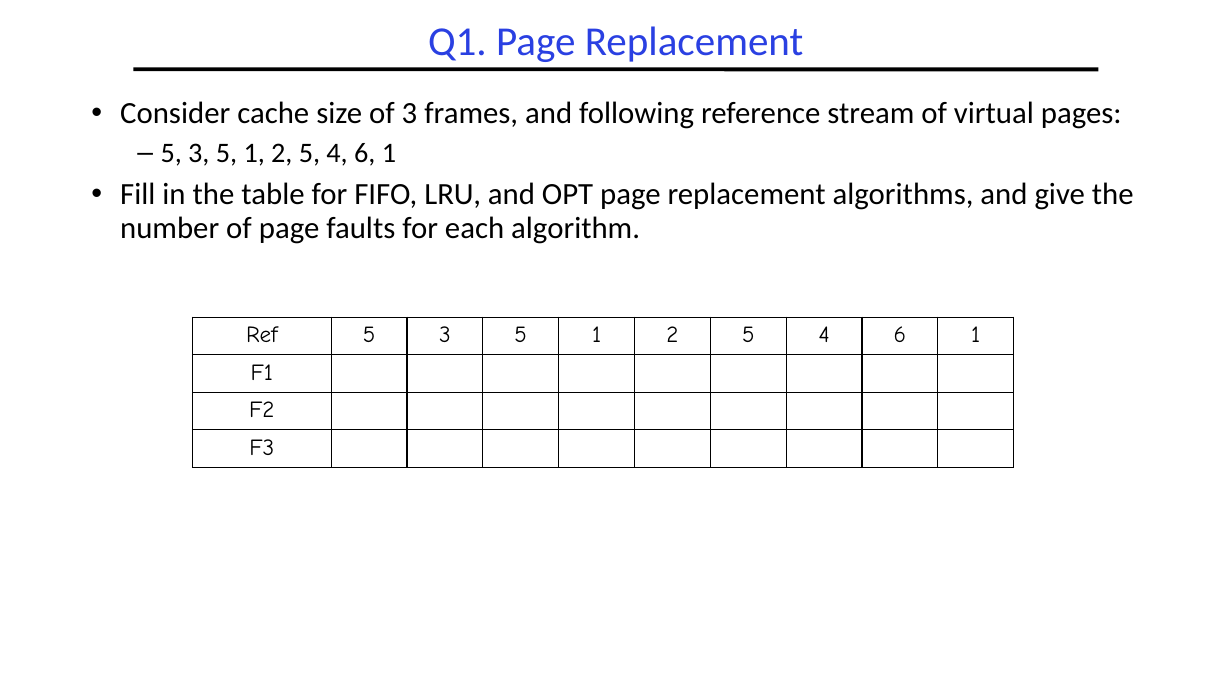
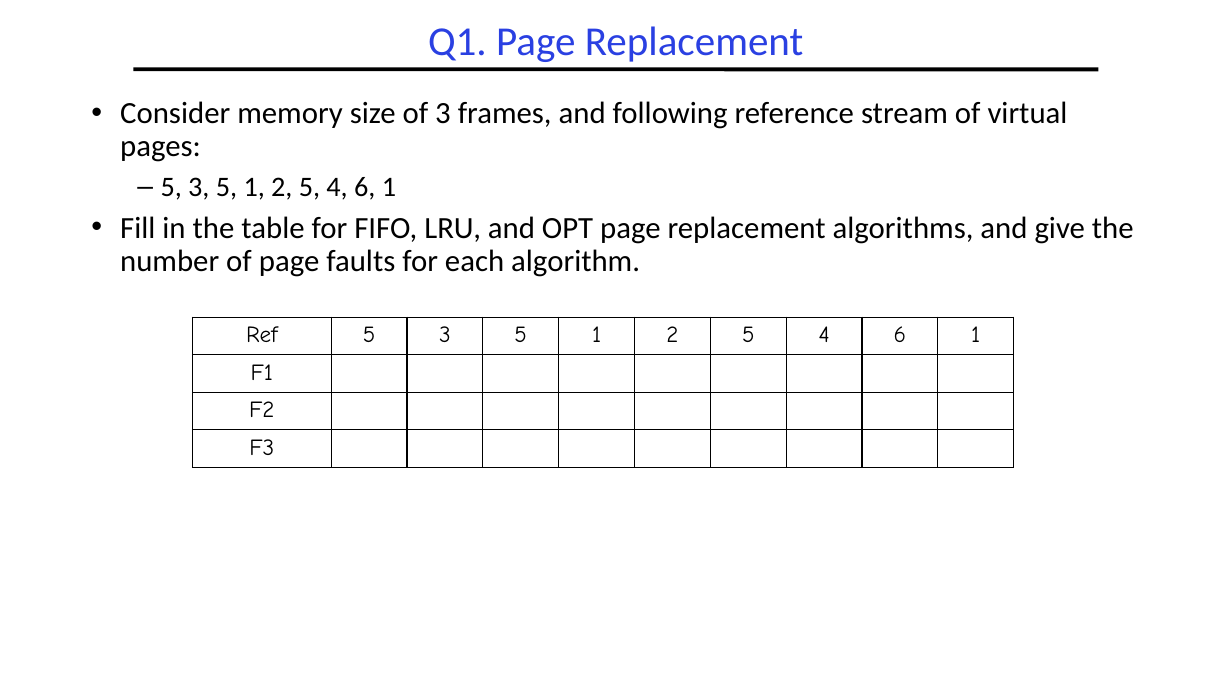
Before and after one commit to guhofstra/CSC256Fa25, a slide deck: slide 4 of PPTs/L8-Exercises ANS.pptx. Drawn at 1232x693 pixels with LibreOffice and Linux fonts; fonts in the diff are those of the drawing. Boxes give left, top, right and bottom in pixels: in the first picture for what was removed or moved away, otherwise in the second. Text is boxed around its words. In the diff, an @@ line names an element or a change of style, - is before the commit and + after.

```diff
--- a/PPTs/L8-Exercises ANS.pptx
+++ b/PPTs/L8-Exercises ANS.pptx
@@ text at <box>120,101,1068,162</box>: text changed @@
-• Consider cache size of 3 frames, and following reference stream of virtual pages:
+• Consider memory size of 3 frames, and following reference stream of virtual pages:
```
Also in this commit, not shown: 1 other slide changed, 3 other files.
